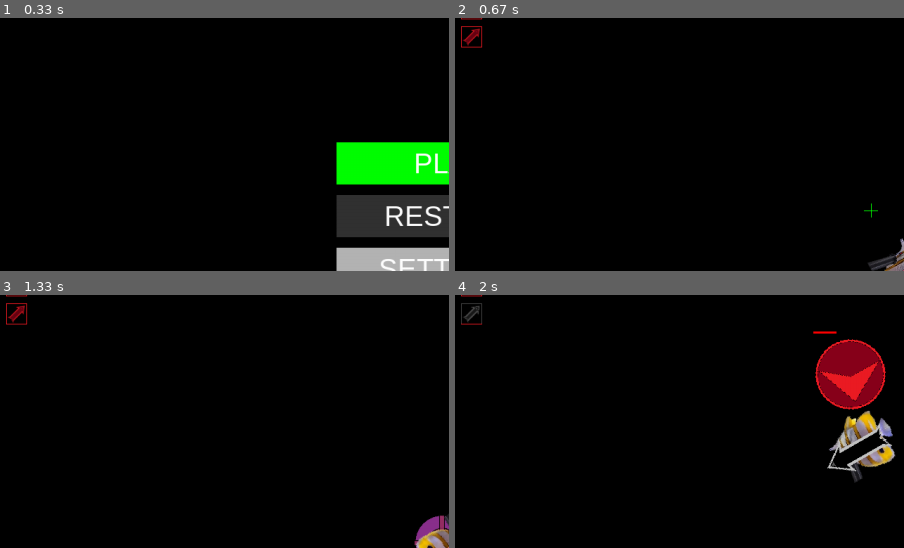
Above: before the commit, frames 1-4 (two rows, left to right).
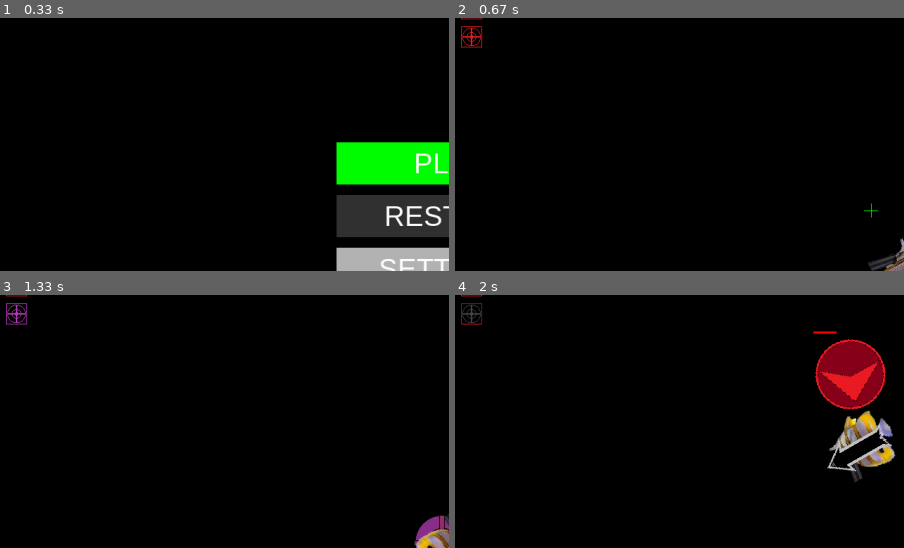
Above: after the commit, the same moments.

Repository: Jacob1Carter/BulletHellPygame
Game: pygame game, started from main.py
The game is run twice, just before and just after one commit, with the same random seed, the same clock (stepped at 60 frames per second) and the same inputs.
Inputs (mouse positions are % of the whole screen's width and height, from its top left):
- Up to frame 1 (0.33 s): no input
- Up to frame 2 (0.67 s): click (46, 54) at 0.38 s
- Up to frame 3 (1.33 s): tap F at 0.67 s; click "Health Packs: 0" at 1.05 s
- Up to frame 4 (2 s): hold D 1.33-1.8 s; move the mouse to (19, 35) at 1.37 s; tap F at 1.4, 1.7, 1.9 s; hold W from 1.83 s (still down); move the mouse to (19, 73) at 1.87 s; tap E at 1.98 s
The pictures show only the part of the screen within x 0-50%, y 16-66%; the shares and areas given below are measured in that part.

Frame 1 is identical in both runs. In frame 2, 0.2% of the frame differs, in the area x 1-6%, y 3-12%; in frame 3, 0.3%, in the area x 1-7%, y 3-12%; in frame 4, 0.1%.

Commit message:
Warp cooldown and active icon

Diff:
--- a/main.py
+++ b/main.py
@@ -365,7 +365,7 @@
                 rocket.explode_time -= 1
 
 
-def display(player, enemies, dashes, bullets, r_icos, glaive_icos, warp_icos, rockets, glaives, attribute_bar_ico, progress_bar_ico,
+def display(player, enemies, dashes, bullets, r_icos, glaive_icos, warp_icos, warp_active_ico, rockets, glaives, attribute_bar_ico, progress_bar_ico,
             health_packs, reticule, phase, runtime, ui):
     WIN.fill(COLOURS["black"])
     for pack in health_packs:
@@ -413,13 +413,13 @@
     #   Show UI
 
     if ui:
-        display_ui(player, enemies, dashes, r_icos, glaive_icos, warp_icos, attribute_bar_ico, progress_bar_ico, reticule, phase,
+        display_ui(player, enemies, dashes, r_icos, glaive_icos, warp_icos, warp_active_ico, attribute_bar_ico, progress_bar_ico, reticule, phase,
                    runtime)
 
     pygame.display.update()
 
 
-def display_ui(player, enemies, dashes, r_icos, glaive_icos, warp_icos, attribute_bar_ico, progress_bar_ico, reticule, phase,
+def display_ui(player, enemies, dashes, r_icos, glaive_icos, warp_icos, warp_active_ico, attribute_bar_ico, progress_bar_ico, reticule, phase,
                runtime):
     for enemy in enemies:
         pygame.draw.rect(WIN, COLOURS["red"], pygame.Rect(
@@ -481,8 +481,10 @@
     WIN.blit(dashes[player.ico_i], (10, 10))
     WIN.blit(r_icos[player.r_ico_i], (10, 50))
     WIN.blit(glaive_icos[player.glaive_ico_i], (10, 90))
-    print(player.warp_ico_i)
     WIN.blit(warp_icos[player.warp_ico_i], (10, 130))
+
+    if len(player.warps) > 0:
+        WIN.blit(warp_active_ico, (10, 130))
 
     phase_text = FONT3.render("PHASE: {}".format(phase), True, COLOURS["white"])
     WIN.blit(phase_text, (((WIDTH / 2) - (phase_text.get_width() / 2)), (0 + phase_text.get_height())))
@@ -746,6 +748,8 @@
             )
         )
 
+    warp_active_ico = pygame.image.load(os.path.join("Assets", "Warp_ico", "WarpActive.png"))
+
     pygame.display.set_caption("Shooter")
     clock = pygame.time.Clock()
     run = True
@@ -833,7 +837,7 @@
             handle_bullets(bullets, player, enemies)
             handle_glaives(glaives, player, enemies)
             handle_rockets(rockets, player, enemies, bullets)
-            display(player, enemies, icos, bullets, r_icos, glaive_icos, warp_icos, rockets, glaives, attribute_bar_ico,
+            display(player, enemies, icos, bullets, r_icos, glaive_icos, warp_icos, warp_active_ico, rockets, glaives, attribute_bar_ico,
                     progress_bar_ico, health_packs, reticule, phase, runtime, ui)
 
             if enemy_spawn_cooldown:
@@ -896,4 +900,3 @@
     main()
 
 #   \main.py
-# ec1c24 - red color
Binary file changed: Assets/Warp_ico/Warp0.png
Binary file changed: Assets/Warp_ico/Warp1.png
Binary file changed: Assets/Warp_ico/Warp10.png
Binary file changed: Assets/Warp_ico/Warp11.png
Binary file changed: Assets/Warp_ico/Warp12.png
Binary file changed: Assets/Warp_ico/Warp13.png
Binary file changed: Assets/Warp_ico/Warp14.png
Binary file changed: Assets/Warp_ico/Warp15.png
Binary file changed: Assets/Warp_ico/Warp16.png
Binary file changed: Assets/Warp_ico/Warp17.png
Binary file changed: Assets/Warp_ico/Warp18.png
Binary file changed: Assets/Warp_ico/Warp19.png
(and 22 more such lines)
